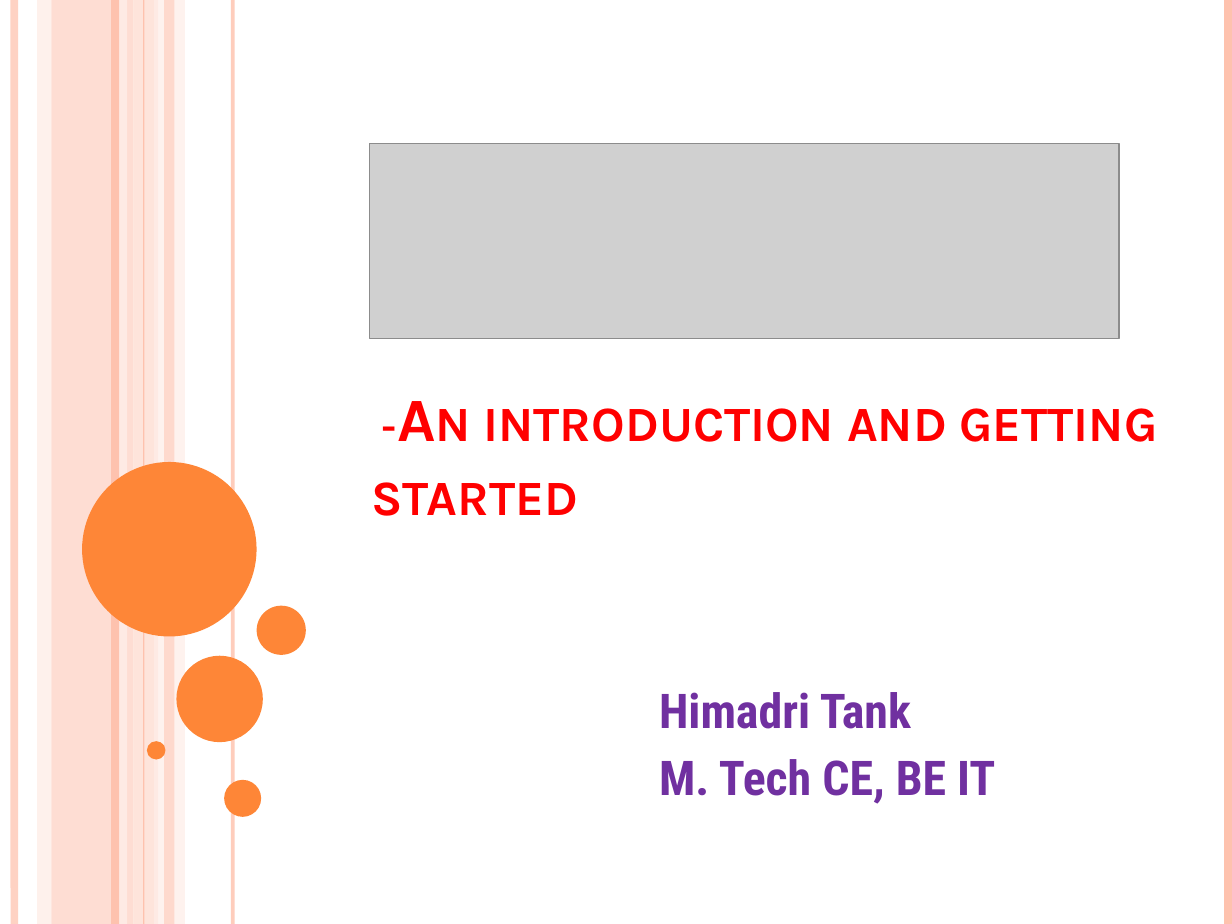
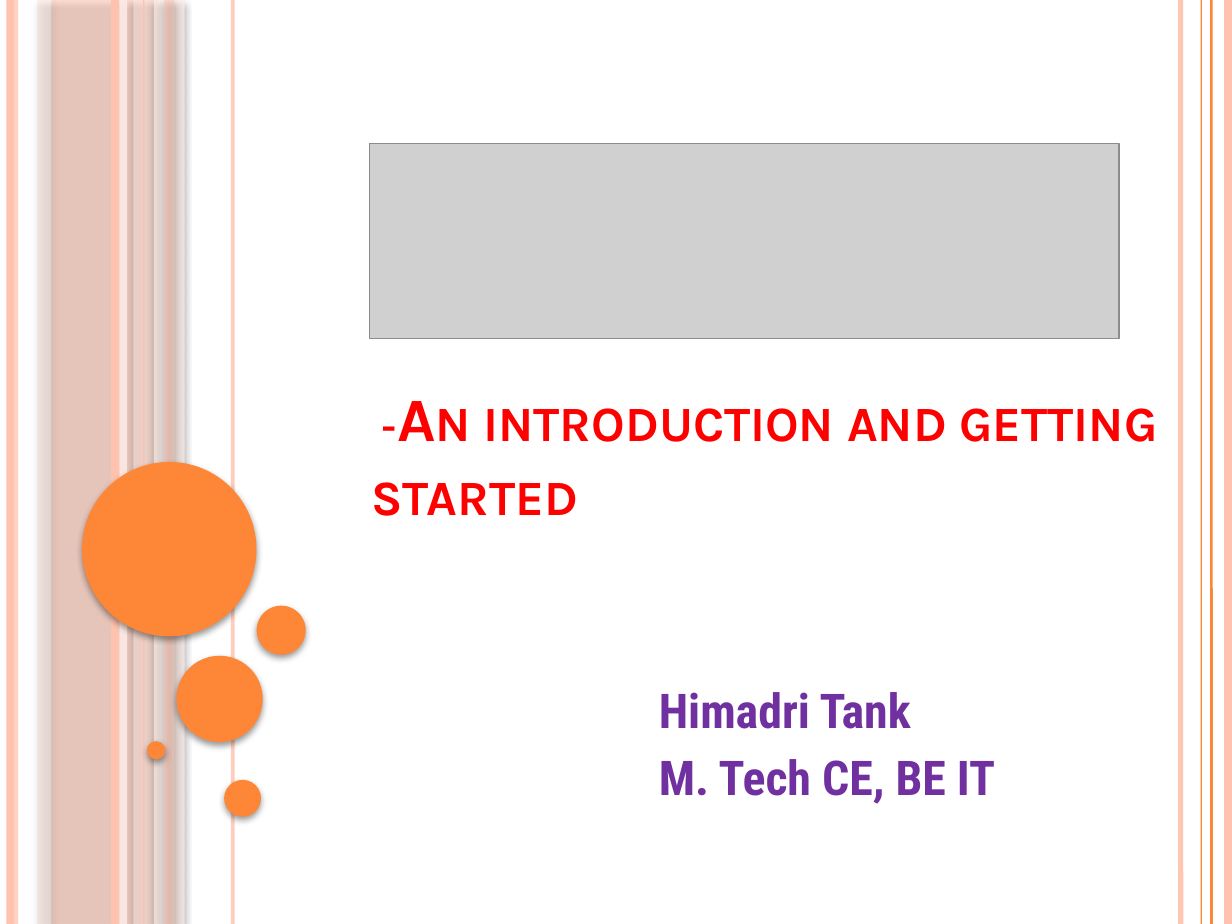
Before and after one commit to yatharth-vataliya/mscit3, a slide deck: slide 1 of Python(Django)/UNIT 1 Python introduction.ppsx. Drawn at 1232x924 pixels with LibreOffice and Linux fonts; fonts in the diff are those of the drawing; grey boxes stand for pictures. Boxes give left, top, right and bottom in pixels: in the first picture for what was removed or moved away, otherwise in the second. Text is boxed around its words. In the diff, an @@ line names an element or a change of style, - is before the commit and + after.

```diff
--- a/Python(Django)/UNIT 1 Python introduction.ppsx
+++ b/Python(Django)/UNIT 1 Python introduction.ppsx
@@ line added from (10, 0) to (10, 924), #FEC3AE 4.51 pt @@
@@ line (15, 0) - (15, 924): stroke #FEC3AE 4.5 pt to #FEC3AE 4.51 pt @@
@@ line (115, 0) - (115, 924): stroke #FEC3AE 4.5 pt to #FEC3AE 4.51 pt @@
@@ line (123, 0) - (123, 924): stroke #FFEDE8 4.5 pt to #FFEDE8 4.51 pt @@
@@ line (144, 0) - (144, 924): stroke #FEC3AE 0.75 pt to #FEC3AE 0.74 pt @@
@@ line (233, 0) - (233, 924): stroke #FEC3AE 2.25 pt to #FEC3AE 2.24 pt @@
@@ line added from (1180, 0) to (1180, 924), #FEC3AE 3 pt @@
@@ line added from (1201, 0) to (1201, 924), #FE8637 0.74 pt @@
@@ line added from (1211, 0) to (1211, 924), #FE8637 1.5 pt @@
@@ shadow on in 10 elements at box(52, 0, 134, 924), box(37, 0, 51, 924), box(133, 0, 158, 924), box(154, 0, 185, 924), box(164, 0, 174, 924), box(83, 462, 257, 637), box(176, 655, 262, 742), box(147, 742, 165, 760), box(224, 780, 261, 817), box(256, 606, 306, 655) @@
```
Also in this commit, not shown: 25 other slides changed, 3 other files.
